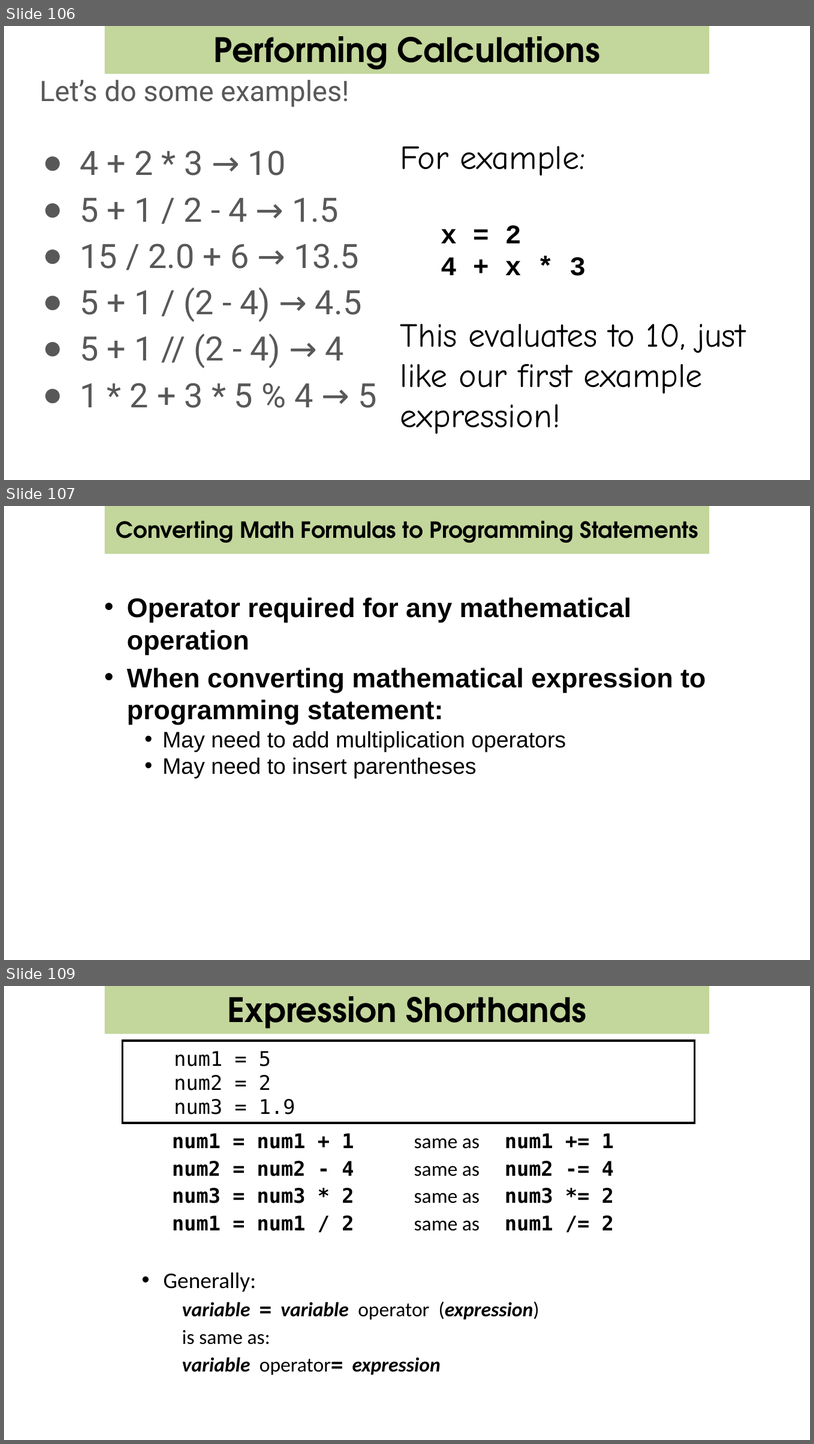
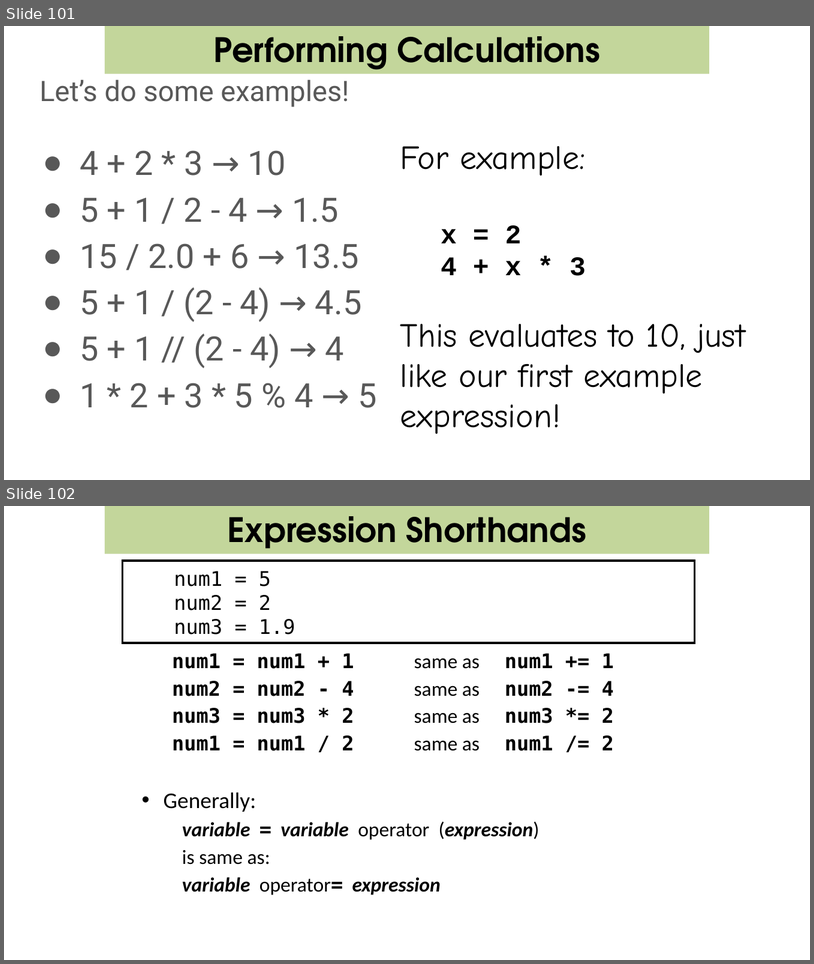
Before and after one commit to csbridge/csbridge2020, a slide deck: docs/slides/IntroPython_Variable_Math_RandomNumbers.pptx. Shown one above the other, each under a label of ours: slides 106, 107 and 109 before the commit, slides 101 and 102 after it; the slides between them are not shown. The pictures are 814x1444 and 814x964 pixels, drawn with LibreOffice and Linux fonts; fonts in the diff are those of the drawing. Boxes give left, top, right and bottom in pixels: in the first picture for what was removed or moved away, otherwise in the second. Text is boxed around its words. In the diff, an @@ line names an element or a change of style, - is before the commit and + after.

Commit message:
Removed Math Lib and Random Number from Day3Am slides

```diff
--- a/docs/slides/IntroPython_Variable_Math_RandomNumbers.pptx
+++ b/docs/slides/IntroPython_Variable_Math_RandomNumbers.pptx
@@ slide 107 removed at <box>4,506,810,960</box>, background #FFFFFF @@
@@ rectangle removed at <box>105,506,710,553</box> @@
@@ text removed at <box>116,520,699,543</box> @@
-Converting Math Formulas to Programming Statements
@@ text removed at <box>127,597,706,778</box> @@
-• Operator required for any mathematical operation
-• When converting mathematical expression to programming statement:
-  • May need to add multiplication operators
-  • May need to insert parentheses
@@ what was slide 106 is now slide 101 @@
@@ what was slide 109 is now slide 102 @@
```
Also in this commit, not shown: 2 slides changed, 22 other slides removed, 1 other file.
